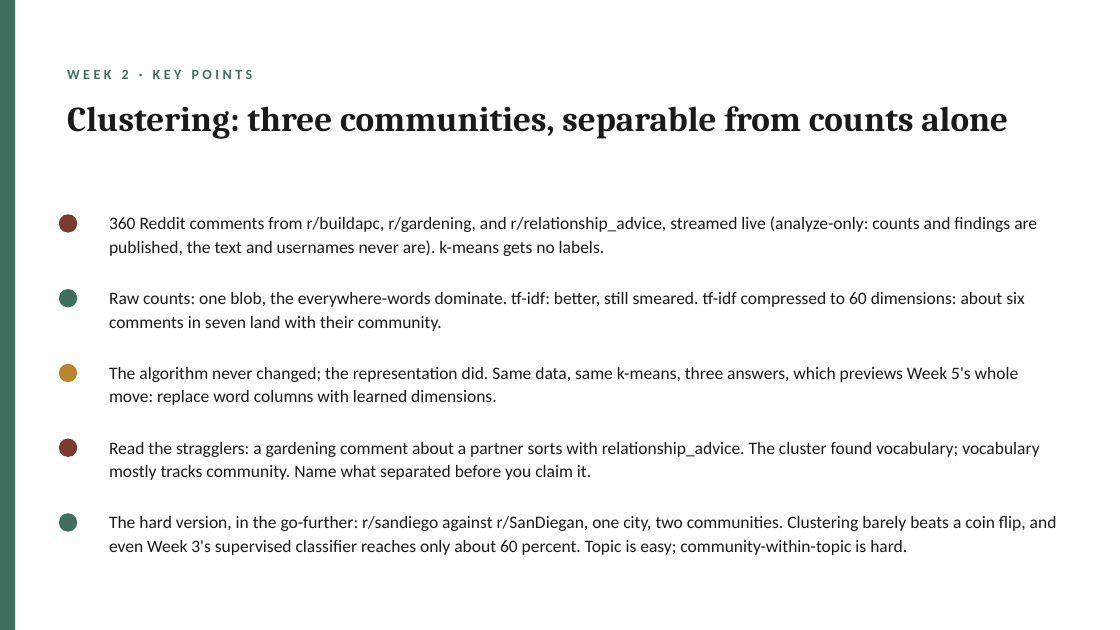
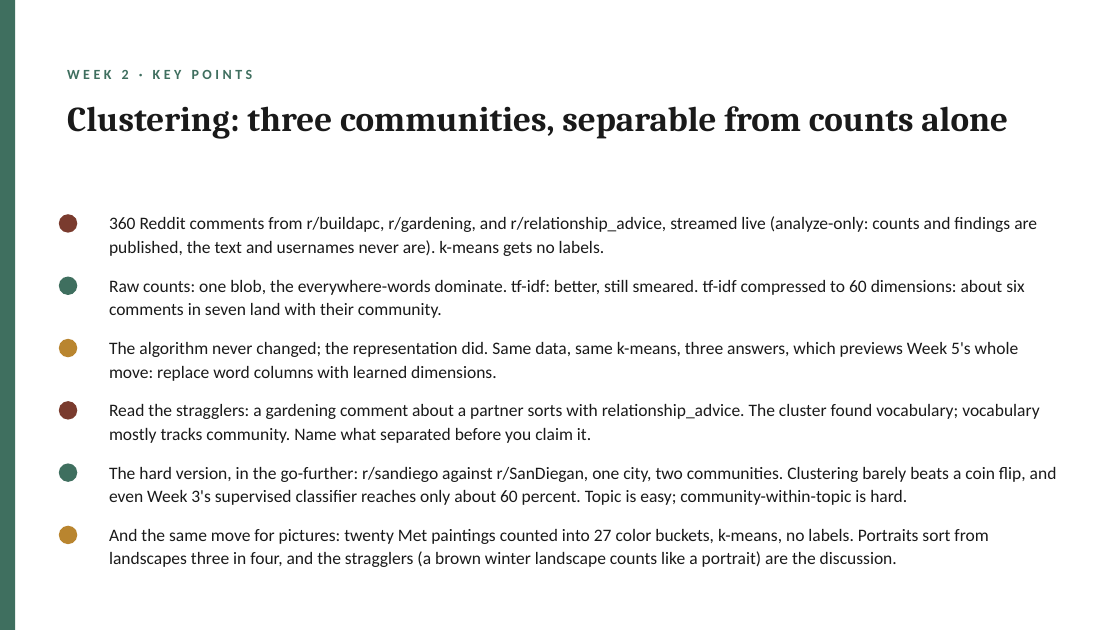
Before and after one commit to lucianli123/culture-as-data-2026, a slide deck: slide 8 of slides/pptx/week-02.pptx. Drawn at 1120x630 pixels with LibreOffice and Linux fonts; fonts in the diff are those of the drawing. Boxes give left, top, right and bottom in pixels: in the first picture for what was removed or moved away, otherwise in the second. Text is boxed around its words. In the diff, an @@ line names an element or a change of style, - is before the commit and + after.

Commit message:
Week 2 art: cluster Met paintings by 27-bucket color counts (portraits vs landscapes), thumbnails shown per pile

```diff
--- a/slides/pptx/week-02.pptx
+++ b/slides/pptx/week-02.pptx
@@ text "Raw counts: one blob, the ..." moved from (x1=109, y1=292, x2=1024, y2=331) to (x1=109, y1=280, x2=1024, y2=318) @@
@@ ellipse moved from (x1=59, y1=289, x2=77, y2=308) to (x1=59, y1=276, x2=77, y2=295) @@
@@ ellipse moved from (x1=59, y1=364, x2=77, y2=382) to (x1=59, y1=339, x2=77, y2=357) @@
@@ text "The algorithm never changed; the ..." moved from (x1=109, y1=367, x2=1019, y2=405) to (x1=109, y1=342, x2=1019, y2=381) @@
@@ ellipse moved from (x1=59, y1=439, x2=77, y2=457) to (x1=59, y1=402, x2=77, y2=420) @@
@@ text "Read the stragglers: a gardening ..." moved from (x1=109, y1=442, x2=1039, y2=480) to (x1=109, y1=404, x2=1039, y2=443) @@
@@ ellipse moved from (x1=59, y1=513, x2=77, y2=532) to (x1=59, y1=464, x2=77, y2=482) @@
@@ text "The hard version, in the ..." moved from (x1=109, y1=516, x2=1057, y2=555) to (x1=109, y1=467, x2=1057, y2=505) @@
@@ ellipse added at (x1=59, y1=526, x2=77, y2=544), fill #B9852F @@
@@ text added at (x1=109, y1=529, x2=988, y2=567), 15 pt, text #1A1A1A @@
+And the same move for pictures: twenty Met paintings counted into 27 color buckets, k-means, no labels. Portraits sort from landscapes three in four, and the stragglers (a brown winter landscape counts like a portrait) are the discussion.
```
Also in this commit, not shown: 1 other slide changed, 14 other files.
